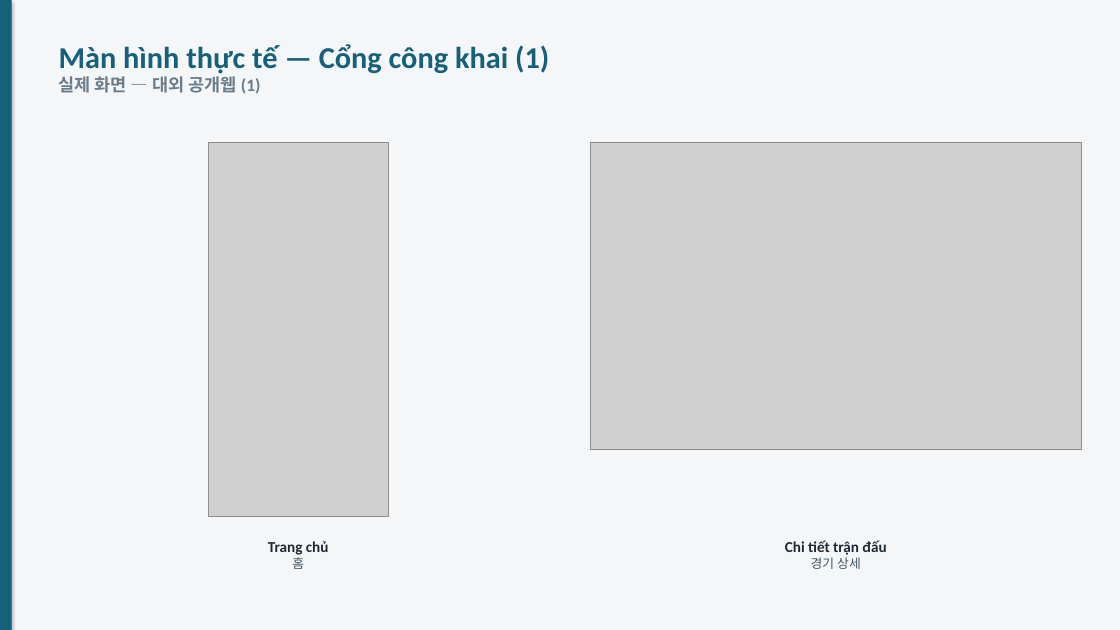
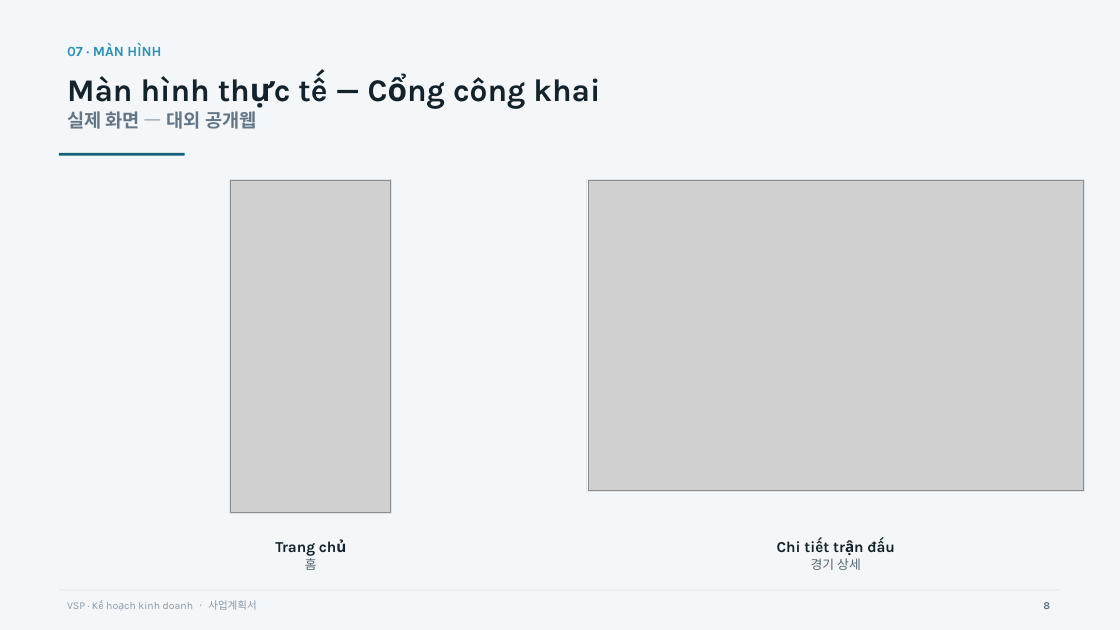
Before and after one commit to Weviko/VSP, a slide deck: slide 8 of docs/VSP-사업계획-슬라이드.pptx (slide 7 before the commit). Drawn at 1120x630 pixels with LibreOffice and Linux fonts; fonts in the diff are those of the drawing; grey boxes stand for pictures. Boxes give left, top, right and bottom in pixels: in the first picture for what was removed or moved away, otherwise in the second. Text is boxed around its words. In the diff, an @@ line names an element or a change of style, - is before the commit and + after.

```diff
--- a/docs/VSP-사업계획-슬라이드.pptx
+++ b/docs/VSP-사업계획-슬라이드.pptx
@@ background #F4F6F8 to #F4F7F9 @@
@@ rectangle removed at (0, 0, 12, 630) @@
@@ text added at (67, 43, 161, 56), 12 pt, text #2E92B0, bold @@
+07 · MÀN HÌNH
@@ text at (67, 76, 600, 129): text changed; size 26 to 27 pt; font Calibri to Karla; text colour #15607A to #14222B @@
-Màn hình thực tế — Cổng công khai (1)
-실제 화면 — 대외 공개웹 (1)
+Màn hình thực tế — Cổng công khai
+실제 화면 — 대외 공개웹
@@ rectangle added at (59, 153, 185, 155), fill #15607A @@
@@ rectangle added at (229, 180, 392, 514), fill #FFFFFF, outline #DDE5EB 1 pt @@
@@ picture: place and size @@
-picture at (208, 143, 388, 517)
+picture at (231, 181, 391, 513)
@@ rectangle added at (587, 180, 1086, 492), fill #FFFFFF, outline #DDE5EB 1 pt @@
@@ picture: place and size @@
-picture at (591, 143, 1082, 450)
+picture at (588, 181, 1084, 491)
@@ text "Trang chủ": place and size @@
-text "Trang chủ" at (268, 541, 329, 569)
+text "Trang chủ" at (275, 539, 346, 570)
@@ text "Trang chủ" at (275, 539, 346, 570): font Calibri to Karla, text colour #1F2933 to #14222B in "Trang chủ"; font Calibri to Noto Sans CJK KR, text colour #455562 to #536470 in "홈"; more space between paragraphs @@
@@ text "Chi tiết trận đấu": place and size @@
-text "Chi tiết trận đấu" at (785, 540, 886, 569)
+text "Chi tiết trận đấu" at (777, 541, 861, 570)
@@ text "Chi tiết trận đấu" at (777, 541, 861, 570): font Calibri to Karla, text colour #1F2933 to #14222B in "Chi tiết trận đấu"; font Calibri to Noto Sans CJK KR, text colour #455562 to #536470 in "경기 상세"; more space between paragraphs @@
@@ text added at (67, 600, 256, 610), 9 pt, text #8A99A6 @@
+VSP · Kế hoạch kinh doanh · 사업계획서
@@ text added at (1043, 602, 1050, 609), 9 pt, text #647585, bold @@
+8
```
Also in this commit, not shown: 14 other slides changed, 4 slides added, 1 slide removed.
